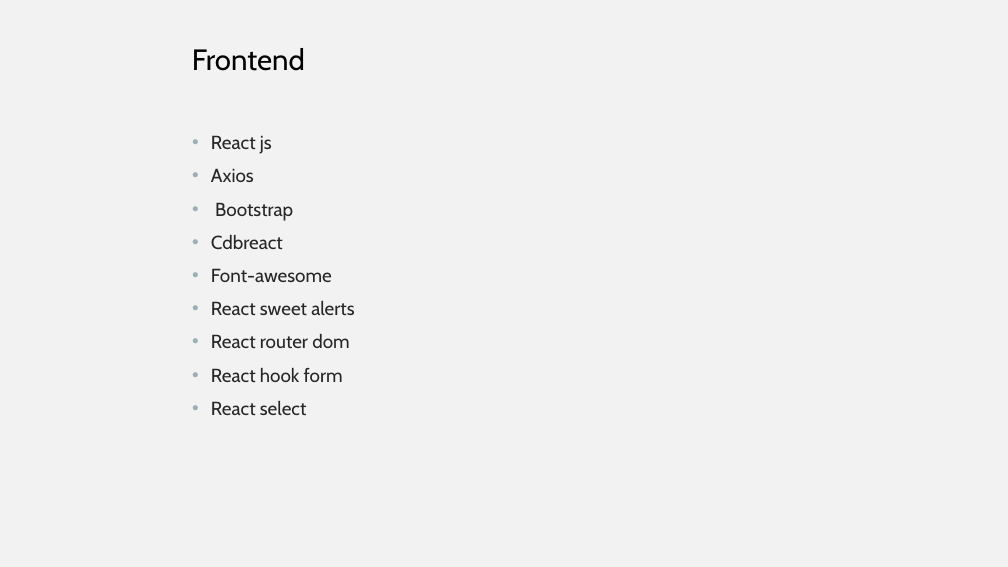
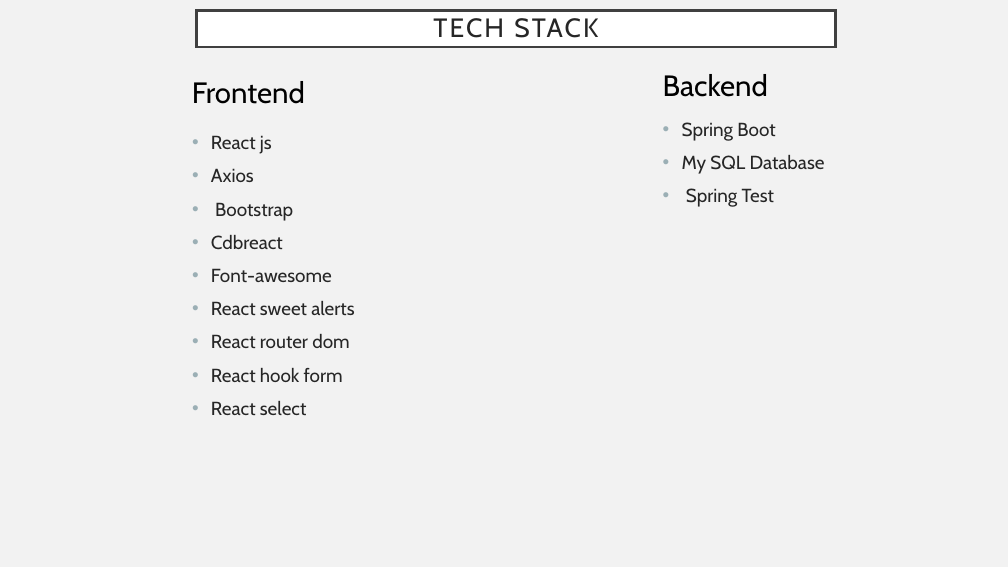
Before and after one commit to Soham182001/bank-app, a slide deck: slide 5 of presentation/Batch 5_Team 5.pptx (slide 7 before the commit). Drawn at 1008x567 pixels with LibreOffice and Linux fonts; fonts in the diff are those of the drawing. Boxes give left, top, right and bottom in pixels: in the first picture for what was removed or moved away, otherwise in the second. Text is boxed around its words. In the diff, an @@ line names an element or a change of style, - is before the commit and + after.

Commit message:
updated ppt

```diff
--- a/presentation/Batch 5_Team 5.pptx
+++ b/presentation/Batch 5_Team 5.pptx
@@ title added at <box>197,11,836,47</box>, fill #FFFFFF, outline #404040 2.5 pt, 25.2 pt, text #262626 @@
+TECH STACK
@@ text "Frontend": place and size @@
-text "Frontend" at <box>192,48,305,71</box>
+text "Frontend" at <box>192,81,305,104</box>
@@ text added at <box>663,74,768,97</box>, 28 pt, text #000000 @@
+Backend
@@ text added at <box>682,122,825,207</box>, 18 pt, text #262626 @@
+• Spring Boot
+• My SQL Database
+• Spring Test
```
Also in this commit, not shown: 5 other slides changed, 9 slides removed.
